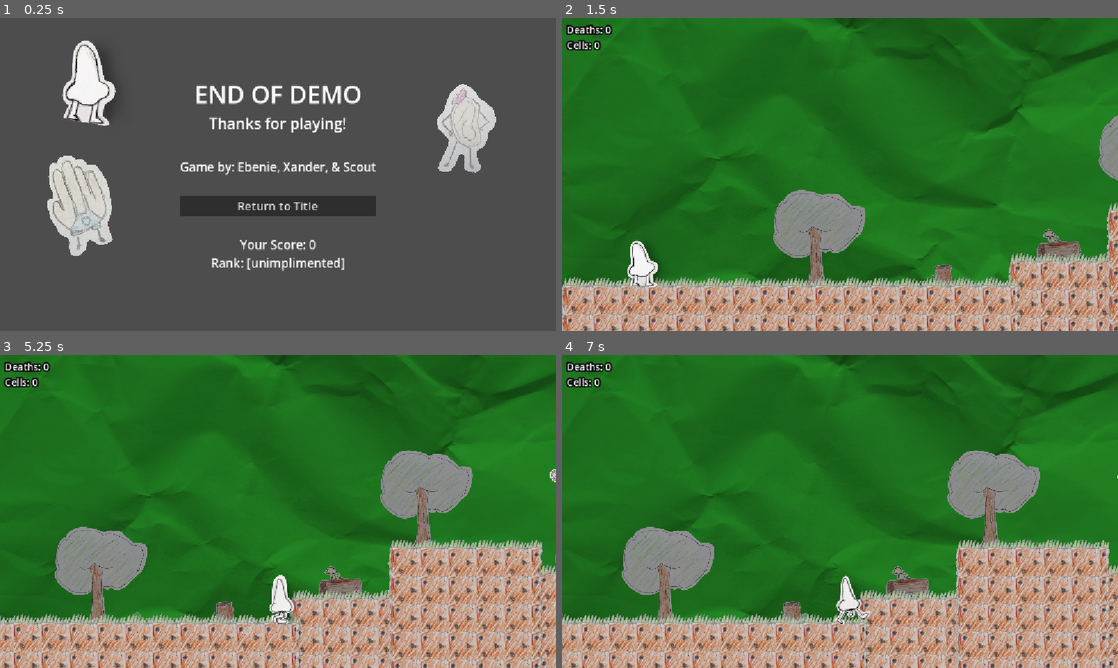
Above: before the commit, frames 1-4 (two rows, left to right).
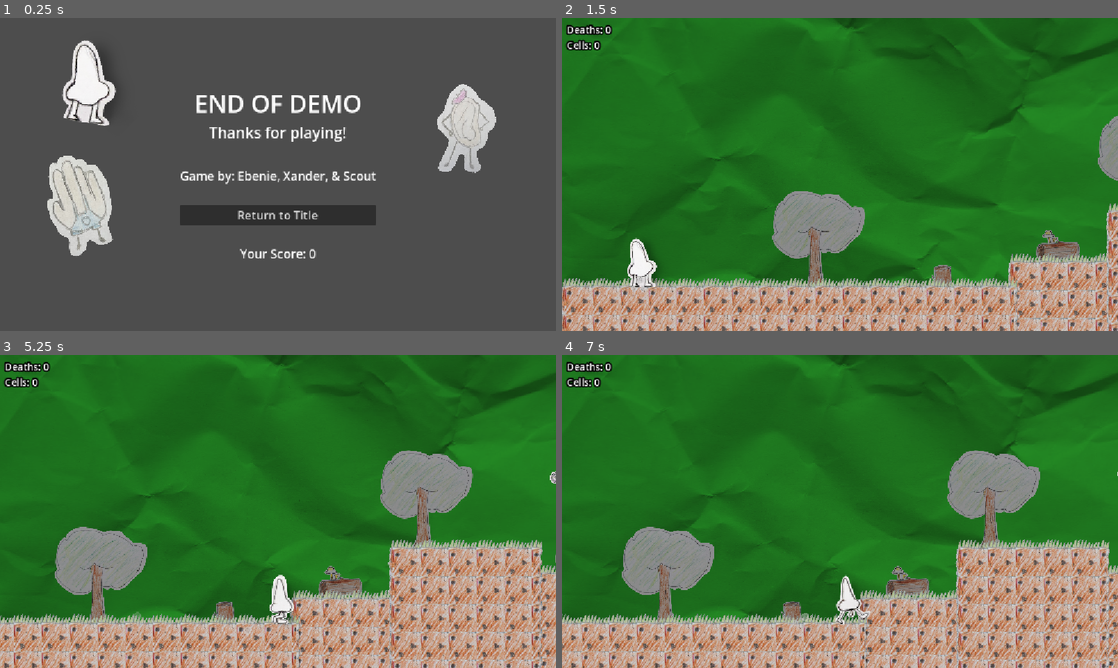
Above: after the commit, the same moments.

Repository: lmg-abe/runny-nose
Game: Godot game, scene res://credits.tscn
Two runs of this game, one before a commit and one after it. Both use one fixed random seed, a clock stepped at 60 frames per second and the inputs below. This scene is started directly instead of the project's main scene. The engine's default icon, where the game draws it, is replaced by a stand-in: a white triangle on a blue panel in a dark square.
Inputs (mouse positions are in pixels of both pictures, inside the frame that each line leads up to):
- Up to frame 1 (0.25 s): no input
- Up to frame 2 (1.5 s): click "Return to Title" at 0.5 s; click (840, 246) at 1.25 s, where only the run after the commit has a clickable "Play!"
- Up to frame 3 (5.25 s): hold D (move_right) 2.03-3.53 s; tap 3 (dash) at 2.1, 4.35 s; tap Space (jump) at 2.27, 3.02, 4.52 s; tap 2 (pick_up) at 2.85, 5.1 s; hold A (move_left) 3.53-4.28 s; tap 1 (sneeze) at 3.6 s; hold D (move_right) from 4.28 s (still down)
- Up to frame 4 (7 s): tap Space (jump) at 5.27, 6.02 s; release D (move_right) at 5.78 s; hold A (move_left) 5.78-6.53 s; tap 1 (sneeze) at 5.85 s; hold D (move_right) from 6.53 s (still down); tap 3 (dash) at 6.6 s

The runs differ from the first frame. In frame 1, 6.3% of the frame differs, in the area x 32-68%, y 21-81%; in frame 2, 8.7%, in the area x 0-100%, y 30-100%; in frame 3, less than 0.1%; in frame 4, less than 0.1%.

Commit message:
final fixes

Diff:
--- a/area_1.tscn
+++ b/area_1.tscn
@@ -30,6 +30,7 @@
 [ext_resource type="Texture2D" uid="uid://b7cdx4gvm0e5x" path="res://booger_catcher_booger.png" id="25_582bu"]
 [ext_resource type="PackedScene" uid="uid://cio2soswu0h6c" path="res://snot_monster.tscn" id="26_p02il"]
 [ext_resource type="PackedScene" uid="uid://58gwltlc3vcu" path="res://hand_npc.tscn" id="28_q7yup"]
+[ext_resource type="Script" uid="uid://dsrbe2kyrsg63" path="res://end.gd" id="28_vcylt"]
 [ext_resource type="Texture2D" uid="uid://basc5ut81shal" path="res://crate.png" id="29_582bu"]
 [ext_resource type="PackedScene" uid="uid://dqm5cpuwo6jsg" path="res://ear_npc.tscn" id="31_7uh3c"]
 
@@ -251,7 +252,7 @@
 vertical_alignment = 1
 
 [node name="Sign3" type="Sprite2D" parent="." unique_id=915605236]
-position = Vector2(33207, -222)
+position = Vector2(33260, -181.00002)
 scale = Vector2(0.5088785, 0.5088786)
 texture = ExtResource("9_2562f")
 
@@ -677,7 +678,7 @@
 scale = Vector2(15, 5)
 
 [node name="StaticBody2D42" parent="." unique_id=136204333 instance=ExtResource("6_keoi2")]
-position = Vector2(33496.004, 207)
+position = Vector2(33496.004, 250)
 scale = Vector2(15, 5)
 
 [node name="StaticBody2D46" parent="." unique_id=1058050671 instance=ExtResource("6_keoi2")]
@@ -924,10 +925,10 @@
 axis_stretch_vertical = 1
 
 [node name="NinePatchRect28" type="NinePatchRect" parent="." unique_id=1215554978]
-offset_left = 28665.0
-offset_top = -122.0
-offset_right = 34495.0
-offset_bottom = 1964.0
+offset_left = 28622.0
+offset_top = -116.0
+offset_right = 34452.0
+offset_bottom = 1970.0
 texture = ExtResource("11_gjxye")
 region_rect = Rect2(188, 208, 208, 240)
 patch_margin_left = 32
@@ -979,6 +980,62 @@
 axis_stretch_horizontal = 1
 axis_stretch_vertical = 1
 
+[node name="NinePatchRect38" type="NinePatchRect" parent="." unique_id=1256685021]
+offset_left = 32137.0
+offset_top = -760.0
+offset_right = 32610.0
+offset_bottom = 8.0
+texture = ExtResource("11_gjxye")
+region_rect = Rect2(188, 208, 208, 240)
+patch_margin_left = 32
+patch_margin_top = 48
+patch_margin_right = 32
+patch_margin_bottom = 48
+axis_stretch_horizontal = 1
+axis_stretch_vertical = 1
+
+[node name="NinePatchRect39" type="NinePatchRect" parent="." unique_id=71393846]
+offset_left = 34040.0
+offset_top = -1323.0
+offset_right = 34513.0
+offset_bottom = 1039.0
+texture = ExtResource("11_gjxye")
+region_rect = Rect2(188, 208, 208, 240)
+patch_margin_left = 32
+patch_margin_top = 48
+patch_margin_right = 32
+patch_margin_bottom = 48
+axis_stretch_horizontal = 1
+axis_stretch_vertical = 1
+
+[node name="NinePatchRect40" type="NinePatchRect" parent="." unique_id=931844126]
+offset_left = 35473.0
+offset_top = -4823.0
+offset_right = 37460.0
+offset_bottom = -828.0
+texture = ExtResource("11_gjxye")
+region_rect = Rect2(188, 208, 208, 240)
+patch_margin_left = 32
+patch_margin_top = 48
+patch_margin_right = 32
+patch_margin_bottom = 48
+axis_stretch_horizontal = 1
+axis_stretch_vertical = 1
+
+[node name="NinePatchRect41" type="NinePatchRect" parent="." unique_id=1106734679]
+offset_left = 36292.0
+offset_top = -248.0
+offset_right = 38312.0
+offset_bottom = 3747.0
+texture = ExtResource("11_gjxye")
+region_rect = Rect2(188, 208, 208, 240)
+patch_margin_left = 32
+patch_margin_top = 48
+patch_margin_right = 32
+patch_margin_bottom = 48
+axis_stretch_horizontal = 1
+axis_stretch_vertical = 1
+
 [node name="NinePatchRect36" type="NinePatchRect" parent="." unique_id=1026957907]
 offset_left = 28923.0
 offset_top = -1162.0
@@ -1302,7 +1359,7 @@
 texture = ExtResource("14_r73l4")
 
 [node name="Spikes15" type="Sprite2D" parent="." unique_id=1693568238]
-position = Vector2(27712, -1372)
+position = Vector2(27728, -1391)
 texture = ExtResource("14_r73l4")
 
 [node name="Runny" parent="." unique_id=1298635211 instance=ExtResource("3_nboye")]
@@ -1397,6 +1454,72 @@
 [node name="Collectable29" parent="." unique_id=1565722374 instance=ExtResource("7_nboye")]
 position = Vector2(21247, -991)
 
+[node name="Collectable30" parent="." unique_id=585028150 instance=ExtResource("7_nboye")]
+position = Vector2(27341, -1641)
+
+[node name="Collectable31" parent="." unique_id=1413063707 instance=ExtResource("7_nboye")]
+position = Vector2(27758, -1824)
+
+[node name="Collectable32" parent="." unique_id=1978532323 instance=ExtResource("7_nboye")]
+position = Vector2(28121, -1664)
+
+[node name="Collectable33" parent="." unique_id=2003226062 instance=ExtResource("7_nboye")]
+position = Vector2(28888, -1422)
+
+[node name="Collectable34" parent="." unique_id=1426981967 instance=ExtResource("7_nboye")]
+position = Vector2(28805, -1028)
+
+[node name="Collectable35" parent="." unique_id=1186523862 instance=ExtResource("7_nboye")]
+position = Vector2(28957, -605)
+
+[node name="Collectable36" parent="." unique_id=169321713 instance=ExtResource("7_nboye")]
+position = Vector2(27736, -411)
+
+[node name="Collectable37" parent="." unique_id=1798127900 instance=ExtResource("7_nboye")]
+position = Vector2(30205, -1366)
+
+[node name="Collectable38" parent="." unique_id=911258975 instance=ExtResource("7_nboye")]
+position = Vector2(29546, -263)
+
+[node name="Collectable39" parent="." unique_id=679482783 instance=ExtResource("7_nboye")]
+position = Vector2(30629, -256)
+
+[node name="Collectable40" parent="." unique_id=866499132 instance=ExtResource("7_nboye")]
+position = Vector2(30212, -263)
+
+[node name="Collectable41" parent="." unique_id=689906654 instance=ExtResource("7_nboye")]
+position = Vector2(32385, -916)
+
+[node name="Collectable42" parent="." unique_id=638353624 instance=ExtResource("7_nboye")]
+position = Vector2(32838, -1088)
+
+[node name="Collectable43" parent="." unique_id=542282426 instance=ExtResource("7_nboye")]
+position = Vector2(33413, -1022)
+
+[node name="Collectable44" parent="." unique_id=735948520 instance=ExtResource("7_nboye")]
+position = Vector2(34285, -1435)
+
+[node name="Collectable45" parent="." unique_id=9034139 instance=ExtResource("7_nboye")]
+position = Vector2(33783, -968)
+
+[node name="Collectable46" parent="." unique_id=54959039 instance=ExtResource("7_nboye")]
+position = Vector2(34984, -1418)
+
+[node name="Collectable47" parent="." unique_id=275563868 instance=ExtResource("7_nboye")]
+position = Vector2(34998, -286)
+
+[node name="Collectable48" parent="." unique_id=1834977418 instance=ExtResource("7_nboye")]
+position = Vector2(35526, -569)
+
+[node name="Collectable49" parent="." unique_id=4557505 instance=ExtResource("7_nboye")]
+position = Vector2(35878, -566)
+
+[node name="Collectable50" parent="." unique_id=648897288 instance=ExtResource("7_nboye")]
+position = Vector2(36399, -552)
+
+[node name="Collectable51" parent="." unique_id=759796207 instance=ExtResource("7_nboye")]
+position = Vector2(34984, -873)
+
 [node name="BasicEnemy" parent="." unique_id=641976464 instance=ExtResource("8_d5i42")]
 position = Vector2(8728, -664)
 
@@ -1433,6 +1556,23 @@
 position = Vector2(-142, 0)
 shape = SubResource("RectangleShape2D_frgu1")
 
+[node name="Checkpoint3" type="Area2D" parent="." unique_id=1114827043]
+position = Vector2(31499, 408)
+script = ExtResource("15_th8es")
+checkpointID = 3
+
+[node name="CollisionShape2D" type="CollisionShape2D" parent="Checkpoint3" unique_id=910901563]
+position = Vector2(-142, 0)
+shape = SubResource("RectangleShape2D_frgu1")
+
+[node name="END" type="Area2D" parent="." unique_id=1575336812]
+position = Vector2(37496, 262)
+script = ExtResource("28_vcylt")
+
+[node name="CollisionShape2D" type="CollisionShape2D" parent="END" unique_id=180817117]
+position = Vector2(-142, 0)
+shape = SubResource("RectangleShape2D_frgu1")
+
 [node name="DamageHitbox" parent="." unique_id=1883985547 instance=ExtResource("16_ayu7x")]
 position = Vector2(18527, 3)
 scale = Vector2(20, 1)
@@ -1442,7 +1582,7 @@
 scale = Vector2(20, 1)
 
 [node name="DamageHitbox3" parent="." unique_id=454016686 instance=ExtResource("16_ayu7x")]
-position = Vector2(27714.002, -1330)
+position = Vector2(27729, -1345)
 scale = Vector2(2.3999996, 1)
 
 [node name="HandNPC" parent="." unique_id=434802834 instance=ExtResource("28_q7yup")]
@@ -1506,3 +1646,5 @@
 [connection signal="body_exited" from="Button4" to="Button4" method="_on_body_exited"]
 [connection signal="body_entered" from="Checkpoint" to="Checkpoint" method="_on_body_entered"]
 [connection signal="body_entered" from="Checkpoint2" to="Checkpoint2" method="_on_body_entered"]
+[connection signal="body_entered" from="Checkpoint3" to="Checkpoint3" method="_on_body_entered"]
+[connection signal="body_entered" from="END" to="END" method="_on_body_entered"]
--- /dev/null
+++ b/end.gd
@@ -0,0 +1,12 @@
+extends Area2D
+
+# Called when the node enters the scene tree for the first time.
+func _ready() -> void:
+	pass # Replace with function body.
+
+
+
+
+func _on_body_entered(body: Node2D) -> void:
+	if body.name == "Runny":
+		get_tree().change_scene_to_file("res://credits.tscn")
--- a/menu.tscn
+++ b/menu.tscn
@@ -1,7 +1,7 @@
 [gd_scene format=3 uid="uid://dovfofic34x8a"]
 
 [ext_resource type="Texture2D" uid="uid://b54wo2levf2yf" path="res://paper.jpg" id="1_mae5d"]
-[ext_resource type="Script" uid="uid://c3fwog6blolrm" path="res://return_to_title.gd" id="1_ytr4m"]
+[ext_resource type="Script" uid="uid://brp6xv3rsik7w" path="res://play.gd" id="2_mae5d"]
 [ext_resource type="Texture2D" uid="uid://q414oq2hgscb" path="res://logo.png" id="3_mae5d"]
 
 [node name="Credits" type="Control" unique_id=1457157402]
@@ -47,7 +47,7 @@
 layout_mode = 2
 theme_override_font_sizes/font_size = 24
 text = "Play!"
-script = ExtResource("1_ytr4m")
+script = ExtResource("2_mae5d")
 
 [node name="Logo" type="Sprite2D" parent="MarginContainer/CenterContainer/VBoxContainer" unique_id=1998918623]
 position = Vector2(207, -146)
--- /dev/null
+++ b/play.gd
@@ -0,0 +1,7 @@
+extends Button
+
+
+
+
+func _on_pressed() -> void:
+	get_tree().change_scene_to_file("res://area_1.tscn")
--- a/return_to_title.gd
+++ b/return_to_title.gd
@@ -4,4 +4,4 @@
 
 
 func _on_pressed() -> void:
-	get_tree().change_scene_to_file("res://area_1.tscn")
+	get_tree().change_scene_to_file("res://menu.tscn")
--- a/scoreCalculator.gd
+++ b/scoreCalculator.gd
@@ -8,7 +8,7 @@
 # Called when the node enters the scene tree for the first time.
 func _ready() -> void:
 	score = ((Global.collectables) / (Global.deaths+1.0)) * 100
-	text = "\nYour Score: "+str(int(score)) + "\nRank: [unimplimented]"
+	text = "\nYour Score: "+str(int(score))
 
 
 # Called every frame. 'delta' is the elapsed time since the previous frame.
Not shown, added: end.gd.uid
Not shown, added: play.gd.uid
